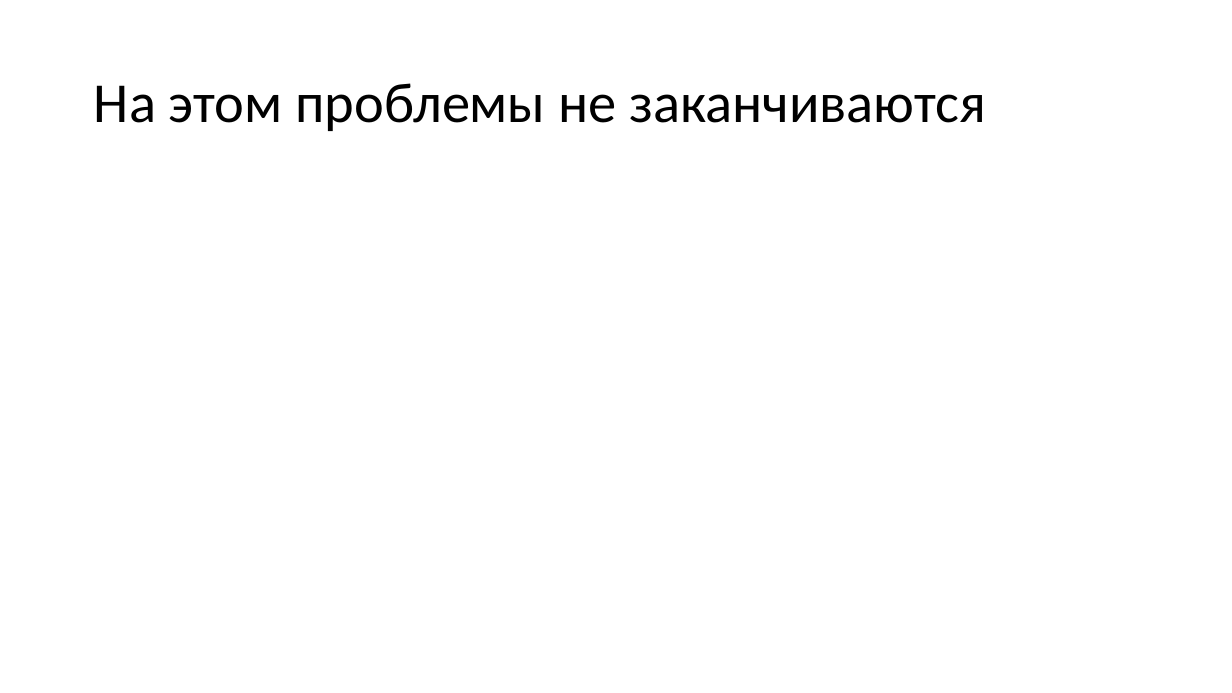
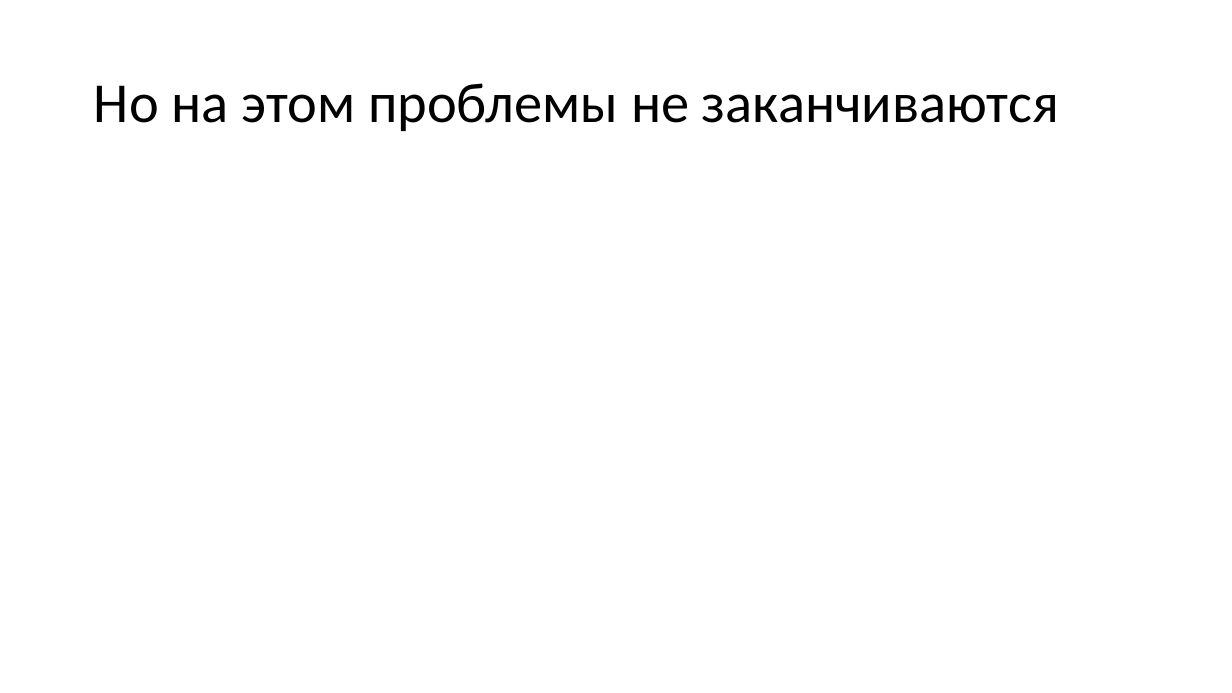
Before and after one commit to dzmitry-varabei/front-end-course, a slide deck: slide 50 of git-commit-code-review/Presentation1.pptx (slide 51 before the commit). Drawn at 1232x693 pixels with LibreOffice and Linux fonts; fonts in the diff are those of the drawing. Boxes give left, top, right and bottom in pixels: in the first picture for what was removed or moved away, otherwise in the second. Text is boxed around its words. In the diff, an @@ line names an element or a change of style, - is before the commit and + after.

```diff
--- a/git-commit-code-review/Presentation1.pptx
+++ b/git-commit-code-review/Presentation1.pptx
@@ title at bbox=[94, 83, 1059, 131]: text changed @@
-На этом проблемы не заканчиваются
+Но на этом проблемы не заканчиваются
```
Also in this commit, not shown: 16 other slides changed, 8 slides removed, 1 other file.
